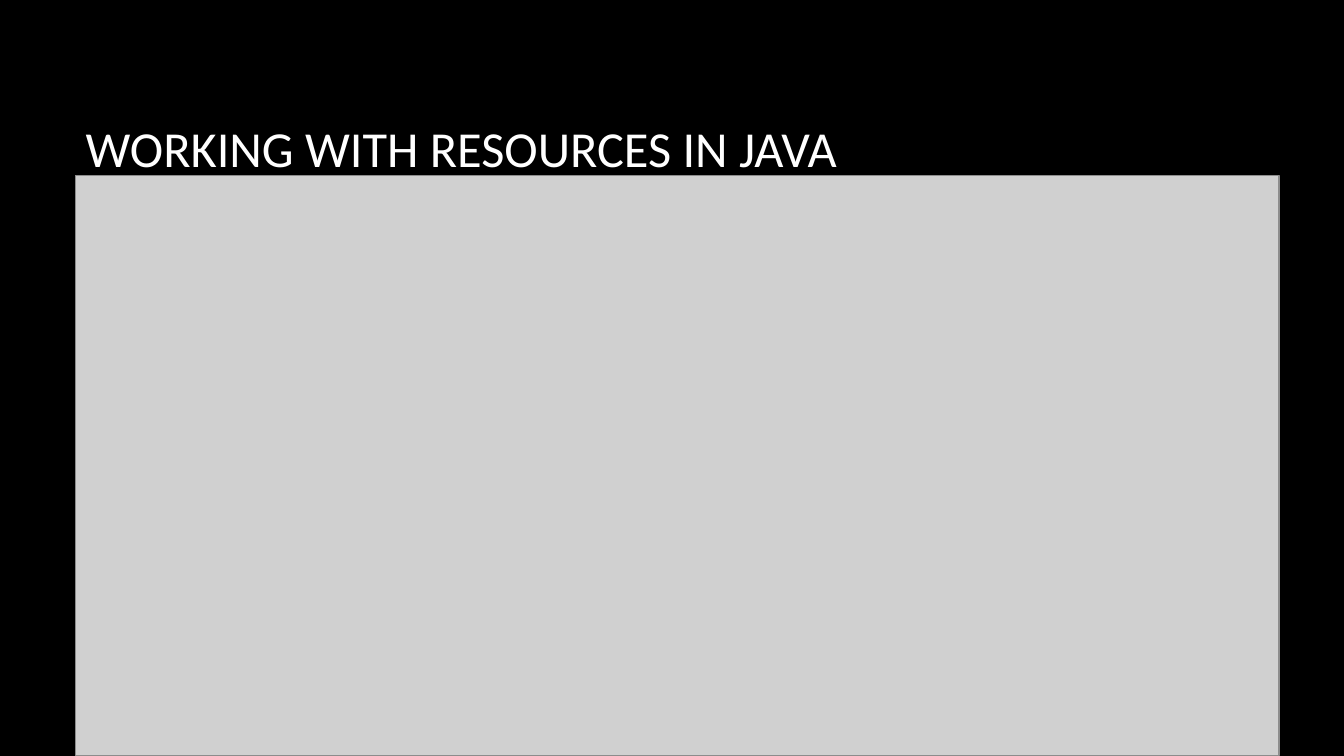
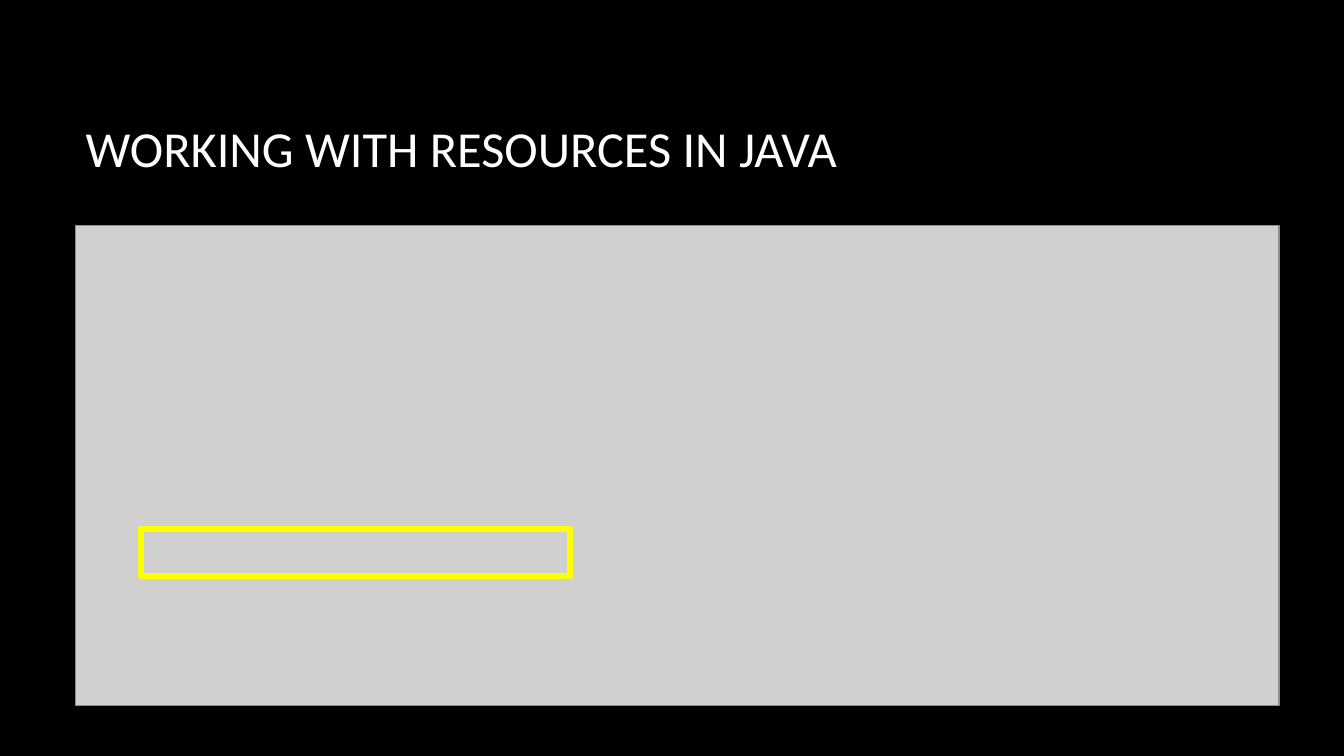
Before and after one commit to jholl4/Skillstorm-Java-Course, a slide deck: slide 4 of Assignments/bin/com/skillstorm/assignments/week6/Thursday/try-with-resources.pptx (slide 5 before the commit). Drawn at 1344x756 pixels with LibreOffice and Linux fonts; fonts in the diff are those of the drawing; grey boxes stand for pictures; background and template pictures are left out. Boxes give left, top, right and bottom in pixels: in the first picture for what was removed or moved away, otherwise in the second. Text is boxed around its words. In the diff, an @@ line names an element or a change of style, - is before the commit and + after.

```diff
--- a/Assignments/bin/com/skillstorm/assignments/week6/Thursday/try-with-resources.pptx
+++ b/Assignments/bin/com/skillstorm/assignments/week6/Thursday/try-with-resources.pptx
@@ picture resized from (x1=76, y1=175, x2=1279, y2=756) to (x1=76, y1=226, x2=1279, y2=706) @@
@@ rectangle added at (x1=141, y1=529, x2=571, y2=577), outline #FFFF00 4.5 pt @@
```
Also in this commit, not shown: 3 other slides changed, 2 slides added, 12 other files.
